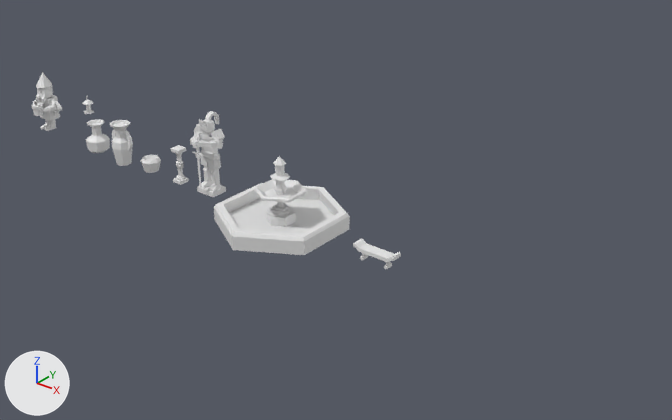
Before and after pictures for a commit that changed the Blender file Docs/Blends/CoisasDeJardim.blend.
Rendered twice from a camera (50 mm lens) standing at (162.7, -105.9, 70.2) and looking at (75.3, 3.5, 2.4). Arrows for +X, +Y and +Z are at lower left; the lights stay in place. The older version comes first.

In view in the first picture: 'Anao', 'Estatua', 'Fonte', 'Vaso1', 'Vaso2' and 6 more.
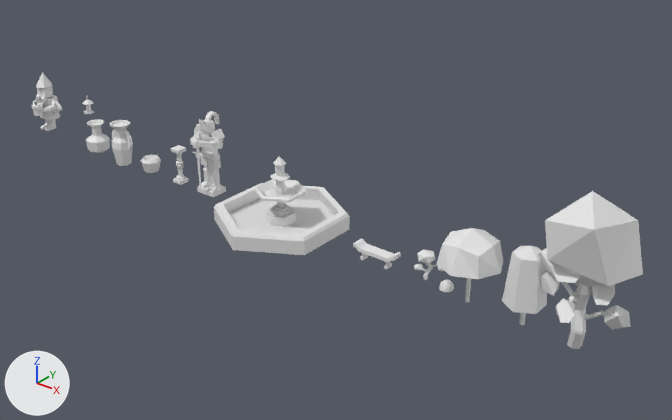
Where the change shows, as pixel boxes [x1, y1, x2, y2] in the pictures (672 x 420 px):
```json
{"object": "Cylinder", "change": "added", "after": [538, 191, 643, 349]}
{"object": "ArvorePodada", "change": "added", "after": [436, 228, 503, 302]}
{"object": "ArvorePodada.001", "change": "added", "after": [502, 246, 547, 325]}
{"object": "ArvoreZinha", "change": "added", "after": [414, 249, 444, 280]}
{"object": "MoitaUrtiga", "change": "added", "after": [439, 279, 454, 292]}
```

Edits to the scene script, one JSON object a line:
```json
{"op": "add", "block": "me_cylinder_005", "code": ["me_cylinder_005 = bpy.data.meshes.new('Cylinder.005')", "me_cylinder_005.from_pydata(...)  # 218 vertices, 294 faces; spans x -7.5..6.8, y -7.3..5.8, z -2.4..20.8"]}
{"op": "add", "block": "me_cylinder_004", "code": ["me_cylinder_004 = bpy.data.meshes.new('Cylinder.004')", "me_cylinder_004.from_pydata(...)  # 70 vertices, 90 faces; spans x -1.41..1.38, y -1.59..1.63, z -1.03..5.46"]}
{"op": "add", "block": "me_cylinder_003", "code": ["me_cylinder_003 = bpy.data.meshes.new('Cylinder.003')", "me_cylinder_003.from_pydata(...)  # 82 vertices, 96 faces; spans x -3.06..3.0, y -3.03..3.04, z -1.03..6.21"]}
{"op": "add", "block": "me_icosphere", "code": ["me_icosphere = bpy.data.meshes.new('Icosphere')", "me_icosphere.from_pydata(...)  # 68 vertices, 94 faces; spans x -0.99..1.02, y -1.22..1.14, z -0.76..0.8"]}
{"op": "add", "block": "me_cylinder_002", "code": ["me_cylinder_002 = bpy.data.meshes.new('Cylinder.002')", "me_cylinder_002.from_pydata(...)  # 90 vertices, 126 faces; spans x -1.92..2.99, y -2.82..-0.21, z -0.35..4.38"]}
{"op": "add", "block": "ob_cylinder", "code": ["ob_cylinder = bpy.data.objects.new('Cylinder', me_cylinder_005)", "ob_cylinder.location = (121.4, -1.9, 0.2)"]}
{"op": "add", "block": "ob_arvorepodada_001", "code": ["ob_arvorepodada_001 = bpy.data.objects.new('ArvorePodada.001', me_cylinder_004)", "ob_arvorepodada_001.location = (113.6, -2.4, 0.3)", "ob_arvorepodada_001.scale = (1.92, 1.92, 1.92)"]}
{"op": "add", "block": "ob_arvorepodada", "code": ["ob_arvorepodada = bpy.data.objects.new('ArvorePodada', me_cylinder_003)", "ob_arvorepodada.location = (104.6, -2.4, 0.3)", "ob_arvorepodada.scale = (1.67, 1.67, 1.67)"]}
{"op": "add", "block": "ob_moitaurtiga", "code": ["ob_moitaurtiga = bpy.data.objects.new('MoitaUrtiga', me_icosphere)", "ob_moitaurtiga.location = (101.1, -2.6, 0.4)"]}
{"op": "add", "block": "ob_arvorezinha", "code": ["ob_arvorezinha = bpy.data.objects.new('ArvoreZinha', me_cylinder_002)", "ob_arvorezinha.location = (97.4, -1.1, 0.4)"]}
```
